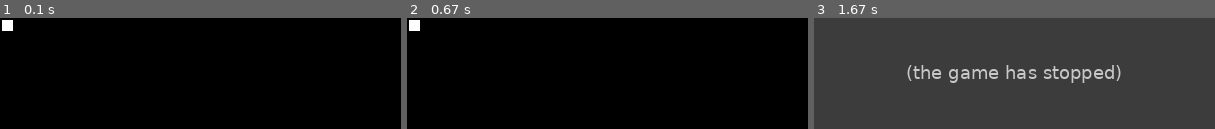
Above: before the commit, frames 1-3 (left to right).
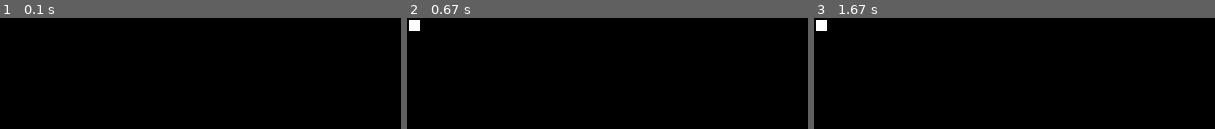
Above: after the commit, the same moments.

Repository: AizSedai/PygameLife
Game: pygame game, started from main.py
Same seed, same stepped clock (60 frames per second), same inputs: the game is played once before the commit and once after it.
Inputs (mouse positions are in pixels of both pictures, inside the frame that each line leads up to):
- Up to frame 1 (0.1 s): type "1 (at the terminal prompt)" at 0 s; type "1 (at the terminal prompt)" at 0 s; type "1 (at the terminal prompt)" at 0 s; type "1 (at the terminal prompt)" at 0 s
- Up to frame 2 (0.67 s): hold Space from 0.33 s (still down); hold Down from 0.33 s (still down)
- Up to frame 3 (1.67 s): release Space at 0.8 s; release Down at 0.8 s; tap Enter at 0.83 s; click (1014, 80) at 1.62 s

The runs differ from the first frame. In frame 1, 0.3% of the frame differs, in the area x 0-4%, y 1-12%; in frame 2, nothing differs; in frame 3, 100%, in the area x 0-100%, y 0-100%.
Error before the commit: IndexError: list index out of range (main.py line 56); the game stopped at 1.62 s (later frames are placeholders)

Commit message:
прокрутка одной итерации по нажатии клавиш

Diff:
--- a/main.py
+++ b/main.py
@@ -17,7 +17,7 @@
     width = int(input('Введите ширину поля: '))
     height = int(input('Введите длину поля: '))
     life_fraction = int(input('Введите долю живых клеток: '))
-    scale = int(input('Введите размер клеток при отрисовке: '))
+    scale = int(input('Введите размер клеток при рисовке: '))
     gof = GameOfLife(width, height)
     gof.initialize(life_fraction)
     pygame.init()
@@ -29,6 +29,8 @@
     iteration_number = 0
     is_running = True
     is_paused = True
+    is_iteration_mode = False
+    do_iteration = False
     while is_running:
         for event in pygame.event.get():
             if event.type == pygame.QUIT:
@@ -39,9 +41,9 @@
                         is_paused = False
                     else:
                         is_paused = True
-                elif event.type == pygame.K_ESCAPE:
+                elif event.key == pygame.K_ESCAPE:
                     is_running = False
-                elif event.type == pygame.K_BACKSPACE:
+                elif event.key == pygame.K_BACKSPACE:
                     gof = GameOfLife(width, height)
                     gof.initialize(life_fraction)
                     pygame.init()
@@ -49,10 +51,20 @@
                     screen = pygame.display.set_mode((width * scale + 400, height * scale + 110))
                     iteration_number = 0
                     is_paused = True
+                elif event.key == pygame.K_RETURN:
+                    if not is_iteration_mode:
+                        is_iteration_mode = True
+                    else:
+                        is_iteration_mode = False
+                elif event.key == pygame.K_DOWN:
+                    if is_iteration_mode:
+                        do_iteration = True
             if event.type == pygame.MOUSEBUTTONDOWN:
                 cursor_pos = event.pos
-                x_pos = cursor_pos[0] // 15
-                y_pos = cursor_pos[1] // 15
+                x_pos = cursor_pos[0] // scale
+                y_pos = cursor_pos[1] // scale
+                if y_pos > len(gof.field) - 1 or x_pos > len(gof.field[0]) - 1:
+                    continue
                 new_state = gof.field[y_pos][x_pos]
                 if event.button == 1:
                     new_state = 1
@@ -60,14 +72,20 @@
                     new_state = 0
                 gof.field[y_pos][x_pos] = new_state
         if not is_paused:
+            if is_iteration_mode:
+                if do_iteration:
+                    do_iteration = False
+                else:
+                    continue
+            iteration_number += 1
             gof.run_transition_rule()
-        screen.fill((0, 0, 0))
-        render_pygame(gof.field, screen)
-        text1 = main_font.render('I love python', True, (255, 255, 255))
-        screen.blit(text1, (10, 610))
-        pygame.display.flip()
-        clock.tick(60)
-        pygame.time.delay(200)
+            screen.fill((0, 0, 0))
+            render_pygame(gof.field, screen)
+            text1 = main_font.render('I love python', True, (255, 255, 255))
+            screen.blit(text1, (10, 610))
+            pygame.display.flip()
+            clock.tick(60)
+            pygame.time.delay(200)
 
 
 if __name__ == '__main__':
